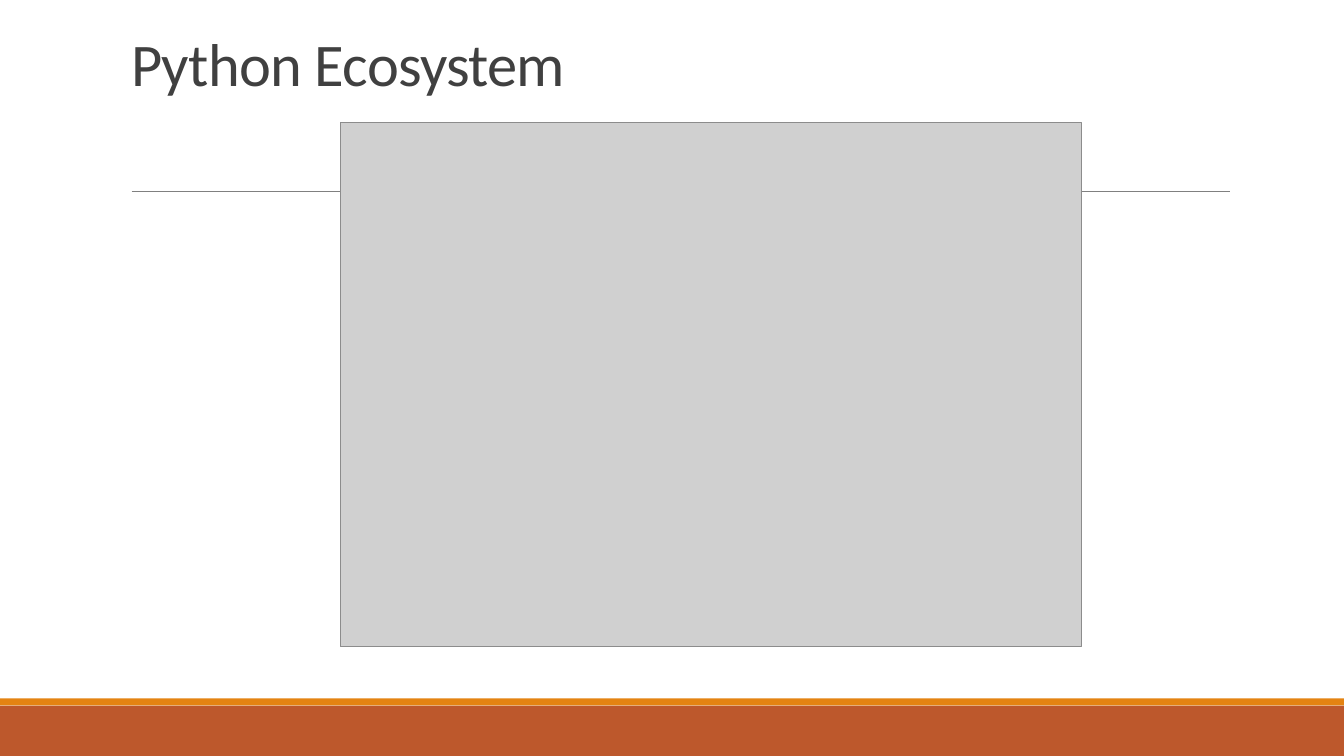
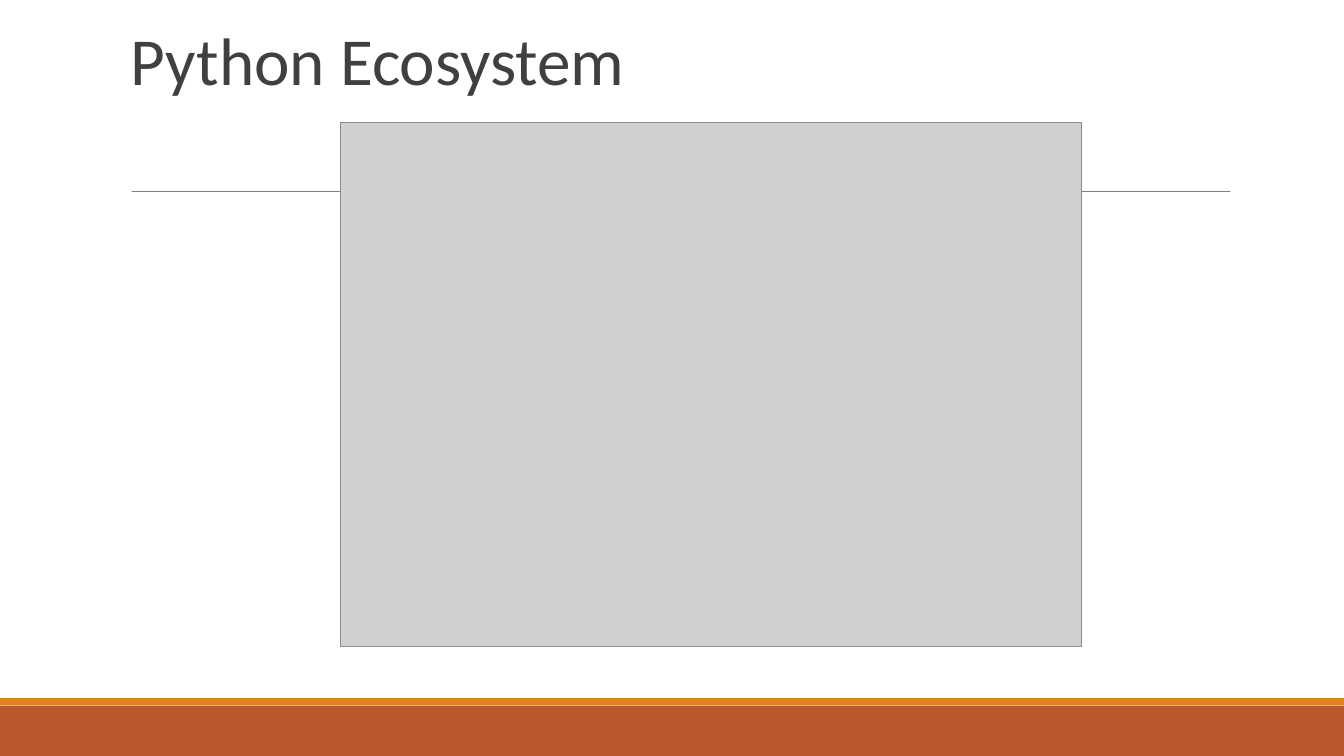
Before and after one commit to abhijeetmote/Dask_Introduction, a slide deck: slide 3 of Dask.pptx. Drawn at 1344x756 pixels with LibreOffice and Linux fonts; fonts in the diff are those of the drawing; grey boxes stand for pictures. Boxes give left, top, right and bottom in pixels: in the first picture for what was removed or moved away, otherwise in the second. Text is boxed around its words. In the diff, an @@ line names an element or a change of style, - is before the commit and + after.

```diff
--- a/Dask.pptx
+++ b/Dask.pptx
@@ text "Python Ecosystem" at box(131, 38, 624, 96): size 43.2 to 48 pt, letter spacing -0.5 to 0 pt; line spacing 0.85 to 1 @@
```
Also in this commit, not shown: 18 other slides changed.
